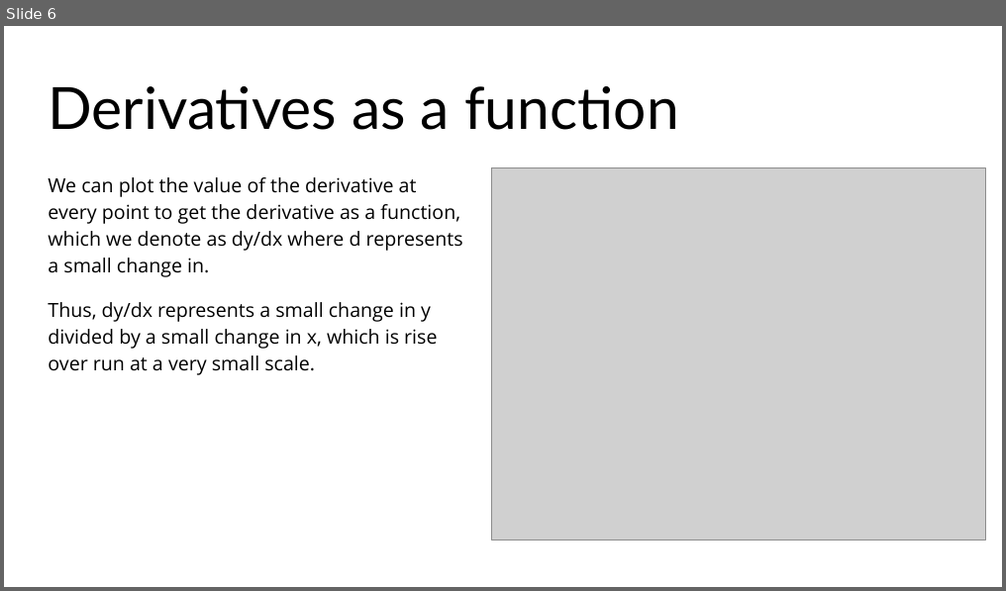
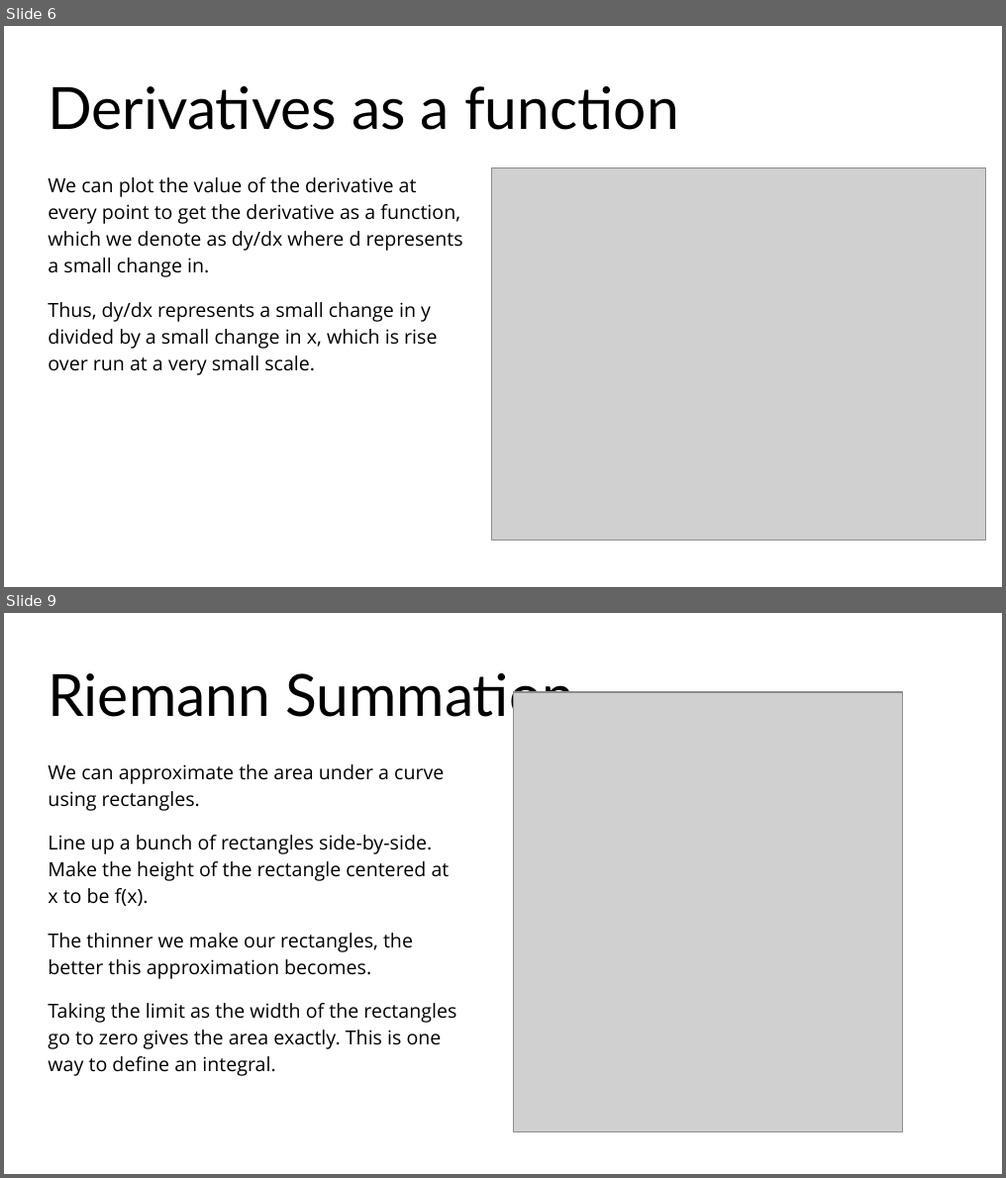
Before and after one commit to Sparks29032/Applied-Math-Website, a slide deck: docs/resources/slides/Survey of Calculus.pptx. Shown one above the other, each under a label of ours: slide 6 before the commit, slides 6 and 9 after it; the slides between them are not shown. The pictures are 1006x591 and 1006x1178 pixels, drawn with LibreOffice and Linux fonts; fonts in the diff are those of the drawing; grey boxes stand for pictures. Boxes give left, top, right and bottom in pixels: in the first picture for what was removed or moved away, otherwise in the second. Text is boxed around its words. In the diff, an @@ line names an element or a change of style, - is before the commit and + after.

```diff
--- a/docs/resources/slides/Survey of Calculus.pptx
+++ b/docs/resources/slides/Survey of Calculus.pptx
@@ slide 9 added at (x1=4, y1=613, x2=1002, y2=1174), background #FFFFFF @@
@@ title added at (x1=48, y1=673, x2=574, y2=728), 42 pt, text #000000 @@
+Riemann Summation
@@ picture added at (x1=514, y1=692, x2=903, y2=1132) @@
@@ text added at (x1=48, y1=764, x2=444, y2=811), 14 pt, text #000000 @@
+We can approximate the area under a curve using rectangles.
@@ text added at (x1=48, y1=835, x2=450, y2=906), 14 pt, text #000000 @@
+Line up a bunch of rectangles side-by-side. Make the height of the rectangle centered at x to be f(x).
@@ text added at (x1=48, y1=933, x2=413, y2=979), 14 pt, text #000000 @@
+The thinner we make our rectangles, the better this approximation becomes.
@@ text added at (x1=48, y1=1003, x2=456, y2=1076), 14 pt, text #000000 @@
+Taking the limit as the width of the rectangles go to zero gives the area exactly. This is one way to define an integral.
```
Also in this commit, not shown: 2 slides changed, 6 other slides added, 6 slides removed, 2 other files.
